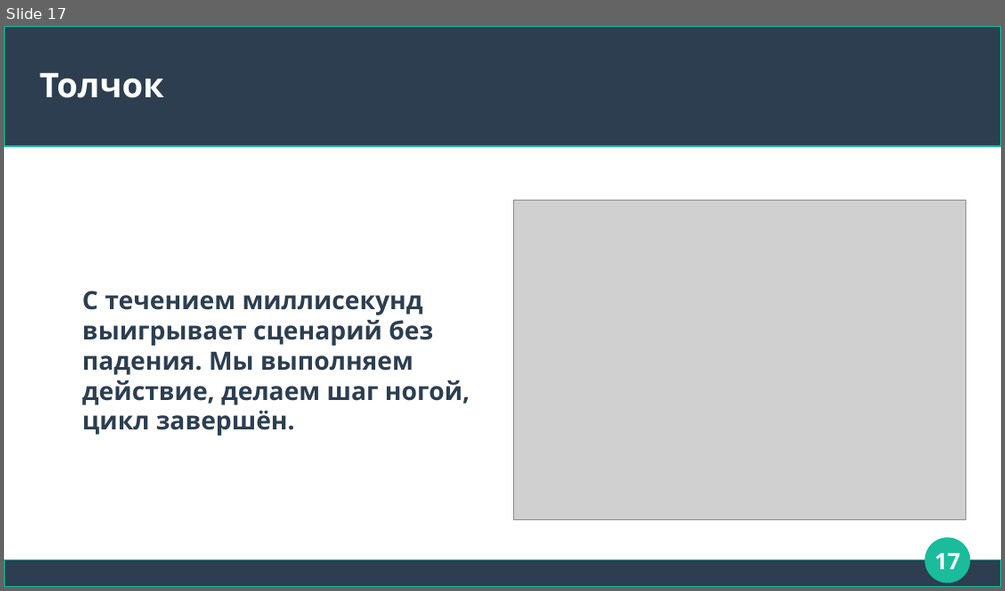
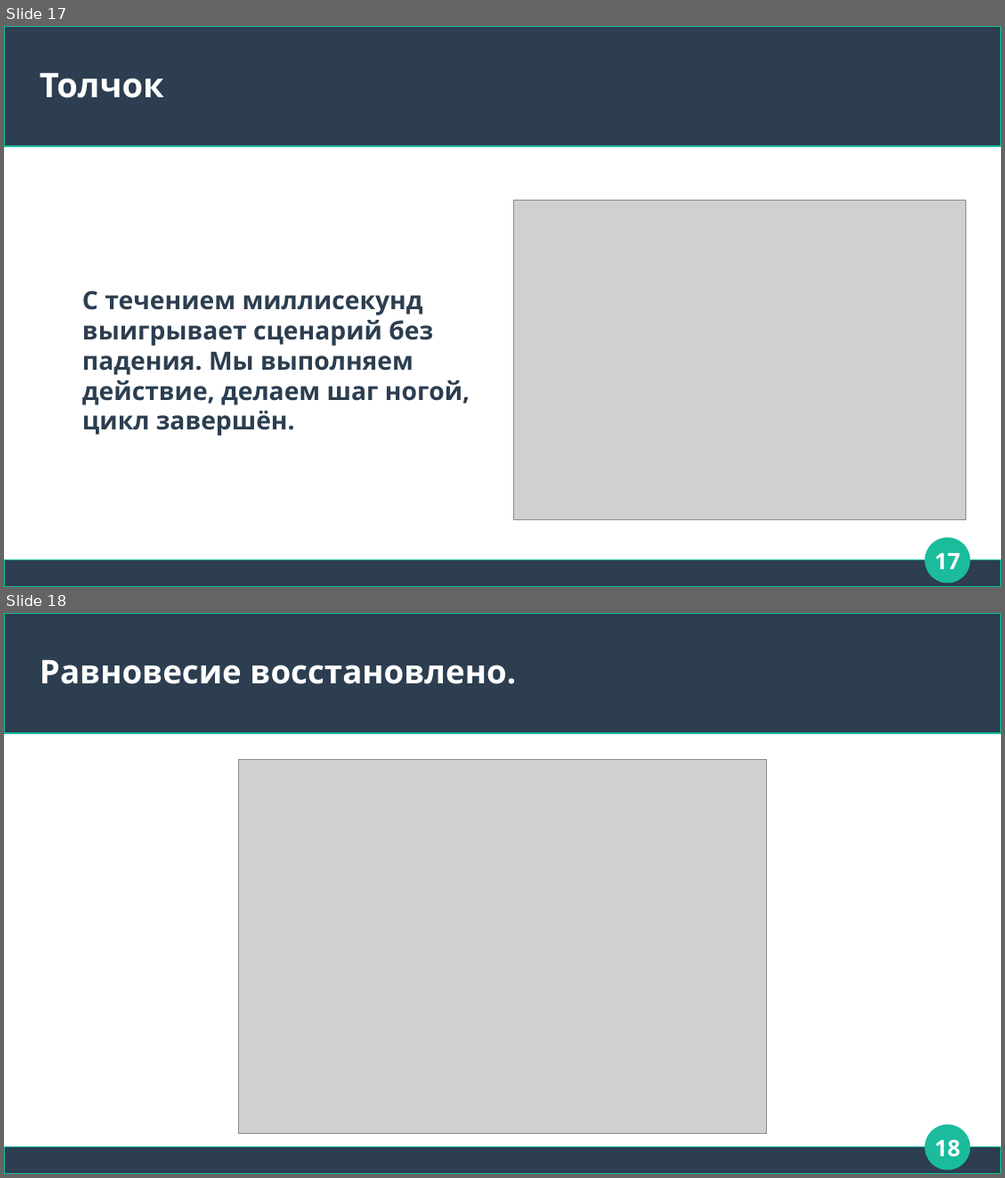
Before and after one commit to Chularev/articles, a slide deck: Psychology/4. аллостаз.odp. Shown one above the other, each under a label of ours: slide 17 before the commit, slides 17 and 18 after it. The pictures are 1005x591 and 1005x1178 pixels, drawn with LibreOffice and Linux fonts; fonts in the diff are those of the drawing; grey boxes stand for pictures. Boxes give left, top, right and bottom in pixels: in the first picture for what was removed or moved away, otherwise in the second. Text is boxed around its words. In the diff, an @@ line names an element or a change of style, - is before the commit and + after.

Commit message:
tmp

```diff
--- a/Psychology/4. аллостаз.odp
+++ b/Psychology/4. аллостаз.odp
@@ slide 18 added at [4, 613, 1001, 1174], background #FFFFFF; not listed: 3 template elements that a slide beside it also shows @@
@@ title added at [40, 660, 516, 684], 26 pt, text #FFFFFF, bold @@
+Равновесие восстановлено.
@@ picture added at [238, 760, 767, 1133] @@
@@ page number added at [934, 1139, 960, 1157], 18 pt, text #FFFFFF, bold @@
+18
```
